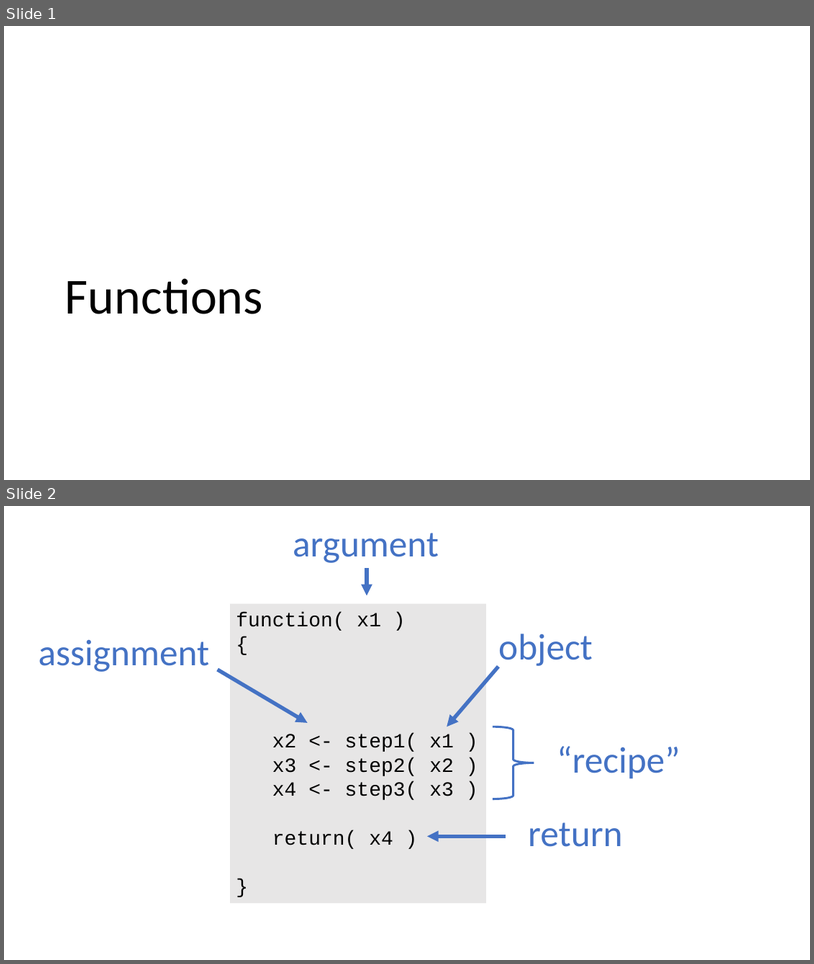
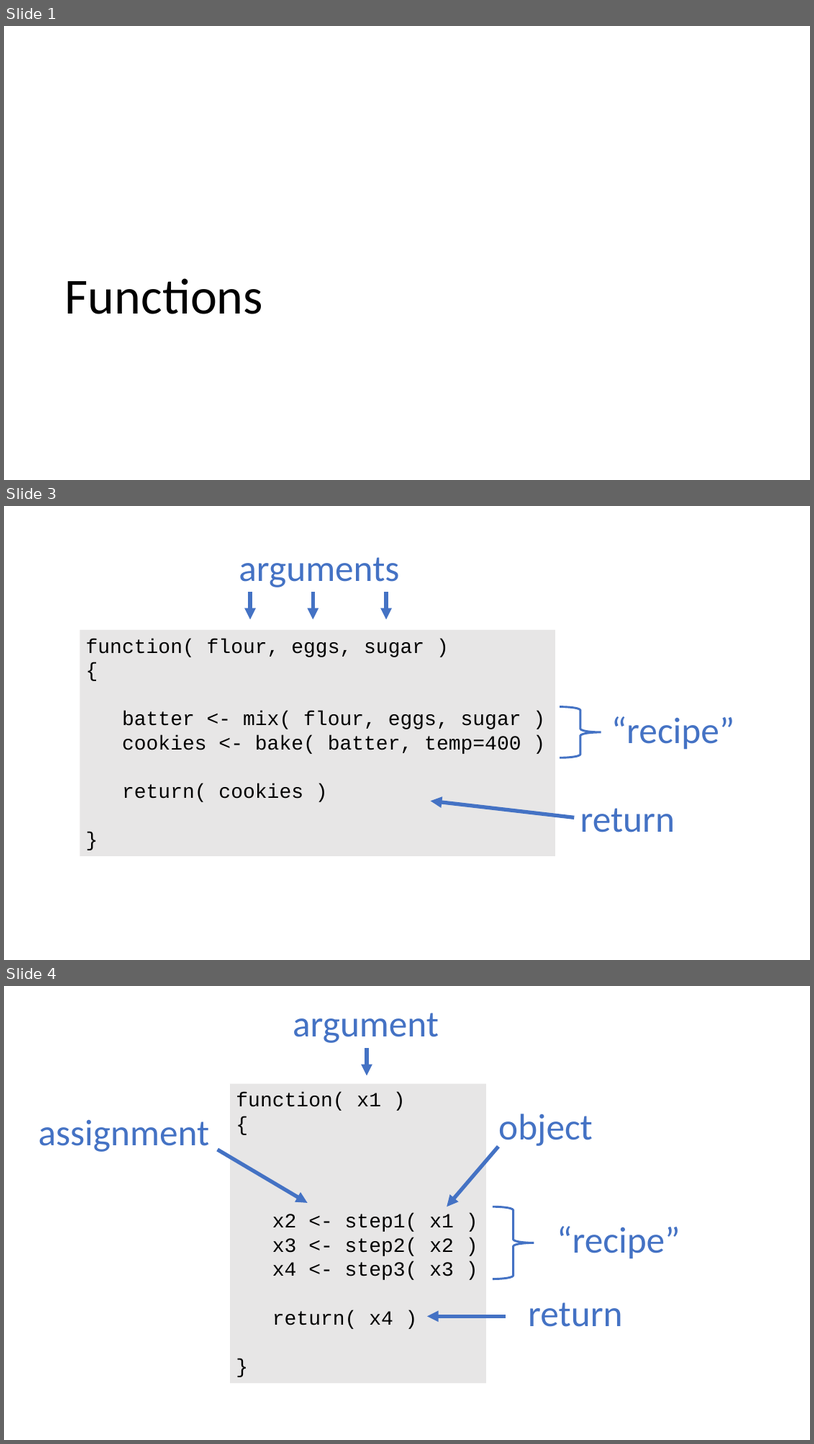
Before and after one commit to DS4PS/Data-Science-Class, a slide deck: TEXTBOOK/figures/figures.pptx. Shown one above the other, each under a label of ours: slides 1 and 2 before the commit, slides 1, 3 and 4 after it; the slides between them are not shown. The pictures are 814x964 and 814x1444 pixels, drawn with LibreOffice and Linux fonts; fonts in the diff are those of the drawing. Boxes give left, top, right and bottom in pixels: in the first picture for what was removed or moved away, otherwise in the second. Text is boxed around its words. In the diff, an @@ line names an element or a change of style, - is before the commit and + after.

Commit message:
added lecture 1

```diff
--- a/TEXTBOOK/figures/figures.pptx
+++ b/TEXTBOOK/figures/figures.pptx
@@ slide 3 added at <box>4,506,810,960</box>, background #FFFFFF @@
@@ group added at <box>80,557,736,856</box>: 4 arrows, 3 texts, 1 rectangle, 1 right brace @@
+function( flour, eggs, sugar )
+{
+batter <- mix( flour, eggs, sugar )
+cookies <- bake( batter, temp=400 )
+return( cookies )
+}
+arguments
+return
+“recipe”
@@ what was slide 2 is now slide 4 @@
```
Also in this commit, not shown: 1 other slide added, 5 other files.
